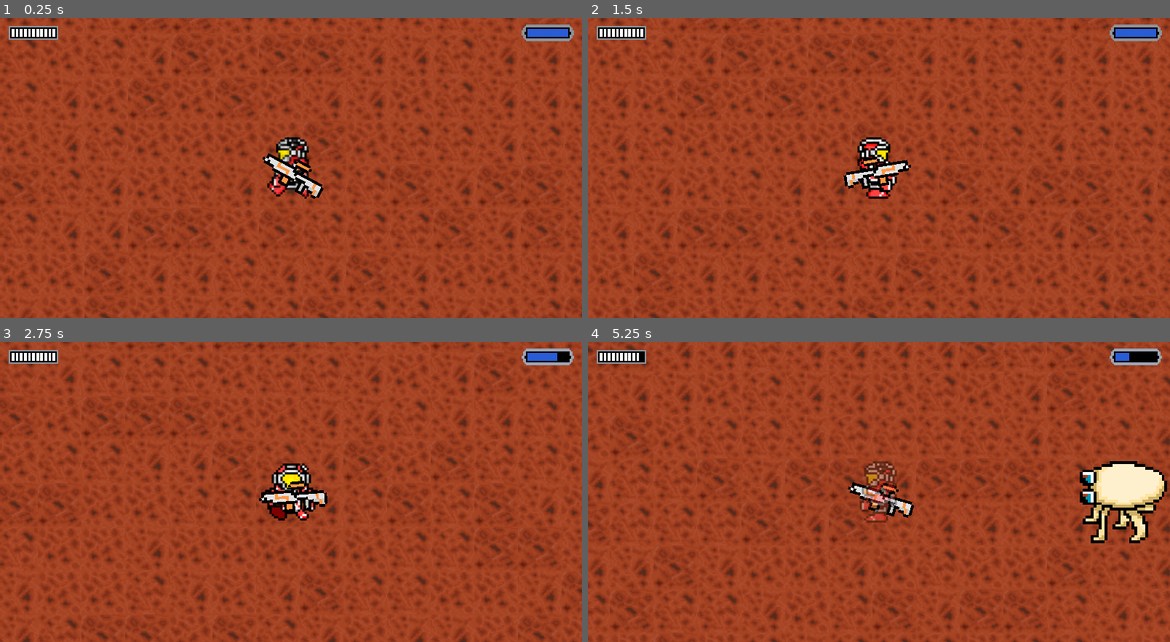
Above: before the commit, frames 1-4 (two rows, left to right).
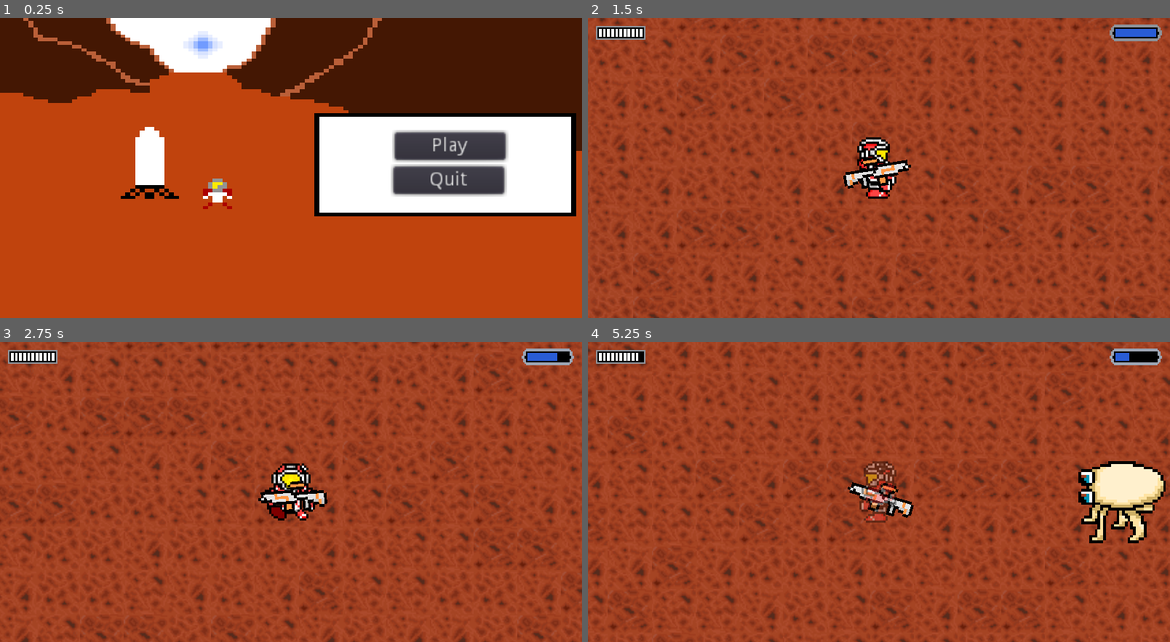
Above: after the commit, the same moments.

Repository: Gorhaloth/Organized-Mars
Game: Godot game, scene res://Enviornment/Level1.tscn
The game is run twice, just before and just after one commit, with the same random seed, the same clock (stepped at 60 frames per second) and the same inputs. The project has no main scene, so this scene is started directly.
Inputs (mouse positions are in pixels of both pictures, inside the frame that each line leads up to):
- Up to frame 1 (0.25 s): no input
- Up to frame 2 (1.5 s): click (1036, 147) at 0.5 s, where only the run after the commit has a clickable "Play"; tap Enter at 1.25 s; move the mouse to (1007, 153) at 1.27 s; press the mouse at (1007, 153) at 1.28 s; hold Right (ui_right) from 1.28 s (still down)
- Up to frame 3 (2.75 s): move the mouse to (174, 507) at 2.02 s; release Right (ui_right) at 2.03 s; release the mouse at (174, 507) at 2.03 s; hold Down (ui_down) from 2.03 s (still down); right-click (174, 507) at 2.1 s
- Up to frame 4 (5.25 s): move the mouse to (937, 426) at 2.77 s; release Down (ui_down) at 2.78 s; press the mouse at (937, 426) at 2.78 s; hold Right (ui_right) 2.78-3.53 s; move the mouse to (849, 552) at 3.52 s; release the mouse at (849, 552) at 3.53 s; hold Up (ui_up) 3.53-4.28 s; right-click (849, 552) at 3.6 s; move the mouse to (1053, 537) at 4.27 s; press the mouse at (1053, 537) at 4.28 s; hold Left (ui_left) from 4.28 s (still down); move the mouse to (704, 447) at 5.02 s; release the mouse at (704, 447) at 5.03 s; right-click (704, 447) at 5.1 s

The runs differ from the first frame. In frame 1, 100% of the frame differs, in the area x 0-100%, y 0-100%; in frame 2, 0.3%; in frame 3, 0.7%; in frame 4, 3.5%.

Commit message:
added title screen

Diff:
--- a/Enemy.tres
+++ b/Enemy.tres
@@ -80,244 +80,244 @@
 region = Rect2( 32, 32, 32, 32 )
 
 [sub_resource type="AtlasTexture" id=19]
+atlas = ExtResource( 2 )
+region = Rect2( 0, 32, 32, 32 )
+
+[sub_resource type="AtlasTexture" id=20]
+atlas = ExtResource( 2 )
+region = Rect2( 32, 32, 32, 32 )
+
+[sub_resource type="AtlasTexture" id=21]
+atlas = ExtResource( 2 )
+region = Rect2( 64, 32, 32, 32 )
+
+[sub_resource type="AtlasTexture" id=22]
+atlas = ExtResource( 2 )
+region = Rect2( 0, 64, 32, 32 )
+
+[sub_resource type="AtlasTexture" id=23]
+atlas = ExtResource( 2 )
+region = Rect2( 32, 64, 32, 32 )
+
+[sub_resource type="AtlasTexture" id=24]
+atlas = ExtResource( 2 )
+region = Rect2( 64, 64, 32, 32 )
+
+[sub_resource type="AtlasTexture" id=25]
+atlas = ExtResource( 2 )
+region = Rect2( 0, 96, 32, 32 )
+
+[sub_resource type="AtlasTexture" id=26]
+atlas = ExtResource( 2 )
+region = Rect2( 32, 96, 32, 32 )
+
+[sub_resource type="AtlasTexture" id=27]
+atlas = ExtResource( 2 )
+region = Rect2( 64, 96, 32, 32 )
+
+[sub_resource type="AtlasTexture" id=28]
+atlas = ExtResource( 2 )
+region = Rect2( 0, 96, 32, 32 )
+
+[sub_resource type="AtlasTexture" id=29]
+atlas = ExtResource( 2 )
+region = Rect2( 32, 96, 32, 32 )
+
+[sub_resource type="AtlasTexture" id=30]
+atlas = ExtResource( 2 )
+region = Rect2( 64, 96, 32, 32 )
+
+[sub_resource type="AtlasTexture" id=31]
 atlas = ExtResource( 5 )
 region = Rect2( 0, 0, 32, 32 )
 
-[sub_resource type="AtlasTexture" id=20]
+[sub_resource type="AtlasTexture" id=32]
 atlas = ExtResource( 5 )
 region = Rect2( 32, 0, 32, 32 )
 
-[sub_resource type="AtlasTexture" id=21]
+[sub_resource type="AtlasTexture" id=33]
 atlas = ExtResource( 5 )
 region = Rect2( 64, 0, 32, 32 )
 
-[sub_resource type="AtlasTexture" id=22]
+[sub_resource type="AtlasTexture" id=34]
 atlas = ExtResource( 5 )
 region = Rect2( 96, 0, 32, 32 )
 
-[sub_resource type="AtlasTexture" id=23]
+[sub_resource type="AtlasTexture" id=35]
 atlas = ExtResource( 5 )
 region = Rect2( 128, 0, 32, 32 )
 
-[sub_resource type="AtlasTexture" id=24]
-atlas = ExtResource( 5 )
-region = Rect2( 0, 32, 32, 32 )
-
-[sub_resource type="AtlasTexture" id=25]
+[sub_resource type="AtlasTexture" id=36]
+atlas = ExtResource( 5 )
+region = Rect2( 0, 32, 32, 32 )
+
+[sub_resource type="AtlasTexture" id=37]
 atlas = ExtResource( 5 )
 region = Rect2( 32, 32, 32, 32 )
 
-[sub_resource type="AtlasTexture" id=26]
+[sub_resource type="AtlasTexture" id=38]
 atlas = ExtResource( 5 )
 region = Rect2( 64, 32, 32, 32 )
 
-[sub_resource type="AtlasTexture" id=27]
+[sub_resource type="AtlasTexture" id=39]
 atlas = ExtResource( 5 )
 region = Rect2( 96, 32, 32, 32 )
 
-[sub_resource type="AtlasTexture" id=28]
+[sub_resource type="AtlasTexture" id=40]
 atlas = ExtResource( 5 )
 region = Rect2( 128, 32, 32, 32 )
 
-[sub_resource type="AtlasTexture" id=29]
+[sub_resource type="AtlasTexture" id=41]
 atlas = ExtResource( 5 )
 region = Rect2( 0, 64, 32, 32 )
 
-[sub_resource type="AtlasTexture" id=30]
+[sub_resource type="AtlasTexture" id=42]
 atlas = ExtResource( 5 )
 region = Rect2( 32, 64, 32, 32 )
 
-[sub_resource type="AtlasTexture" id=31]
+[sub_resource type="AtlasTexture" id=43]
 atlas = ExtResource( 5 )
 region = Rect2( 64, 64, 32, 32 )
 
-[sub_resource type="AtlasTexture" id=32]
+[sub_resource type="AtlasTexture" id=44]
 atlas = ExtResource( 5 )
 region = Rect2( 96, 64, 32, 32 )
 
-[sub_resource type="AtlasTexture" id=33]
+[sub_resource type="AtlasTexture" id=45]
 atlas = ExtResource( 5 )
 region = Rect2( 128, 64, 32, 32 )
 
-[sub_resource type="AtlasTexture" id=34]
+[sub_resource type="AtlasTexture" id=46]
 atlas = ExtResource( 5 )
 region = Rect2( 0, 96, 32, 32 )
 
-[sub_resource type="AtlasTexture" id=35]
+[sub_resource type="AtlasTexture" id=47]
 atlas = ExtResource( 5 )
 region = Rect2( 32, 96, 32, 32 )
 
-[sub_resource type="AtlasTexture" id=36]
+[sub_resource type="AtlasTexture" id=48]
 atlas = ExtResource( 5 )
 region = Rect2( 64, 96, 32, 32 )
 
-[sub_resource type="AtlasTexture" id=37]
+[sub_resource type="AtlasTexture" id=49]
+atlas = ExtResource( 5 )
+region = Rect2( 96, 96, 32, 32 )
+
+[sub_resource type="AtlasTexture" id=50]
+atlas = ExtResource( 5 )
+region = Rect2( 128, 96, 32, 32 )
+
+[sub_resource type="AtlasTexture" id=51]
+atlas = ExtResource( 5 )
+region = Rect2( 0, 128, 32, 32 )
+
+[sub_resource type="AtlasTexture" id=52]
+atlas = ExtResource( 5 )
+region = Rect2( 32, 128, 32, 32 )
+
+[sub_resource type="AtlasTexture" id=53]
+atlas = ExtResource( 5 )
+region = Rect2( 64, 128, 32, 32 )
+
+[sub_resource type="AtlasTexture" id=54]
+atlas = ExtResource( 5 )
+region = Rect2( 96, 128, 32, 32 )
+
+[sub_resource type="AtlasTexture" id=55]
+atlas = ExtResource( 4 )
+region = Rect2( 70, 30, 35, 30 )
+
+[sub_resource type="AtlasTexture" id=56]
+atlas = ExtResource( 4 )
+region = Rect2( 105, 30, 35, 30 )
+
+[sub_resource type="AtlasTexture" id=57]
+atlas = ExtResource( 4 )
+region = Rect2( 0, 60, 35, 30 )
+
+[sub_resource type="AtlasTexture" id=58]
+atlas = ExtResource( 4 )
+region = Rect2( 35, 60, 35, 30 )
+
+[sub_resource type="AtlasTexture" id=59]
+atlas = ExtResource( 4 )
+region = Rect2( 70, 60, 35, 30 )
+
+[sub_resource type="AtlasTexture" id=60]
+atlas = ExtResource( 4 )
+region = Rect2( 105, 60, 35, 30 )
+
+[sub_resource type="AtlasTexture" id=61]
+atlas = ExtResource( 4 )
+region = Rect2( 0, 90, 35, 30 )
+
+[sub_resource type="AtlasTexture" id=62]
+atlas = ExtResource( 4 )
+region = Rect2( 35, 90, 35, 30 )
+
+[sub_resource type="AtlasTexture" id=63]
+atlas = ExtResource( 4 )
+region = Rect2( 70, 90, 35, 30 )
+
+[sub_resource type="AtlasTexture" id=64]
 atlas = ExtResource( 5 )
 region = Rect2( 0, 0, 32, 32 )
 
-[sub_resource type="AtlasTexture" id=38]
+[sub_resource type="AtlasTexture" id=65]
 atlas = ExtResource( 5 )
 region = Rect2( 32, 0, 32, 32 )
 
-[sub_resource type="AtlasTexture" id=39]
+[sub_resource type="AtlasTexture" id=66]
 atlas = ExtResource( 5 )
 region = Rect2( 64, 0, 32, 32 )
 
-[sub_resource type="AtlasTexture" id=40]
+[sub_resource type="AtlasTexture" id=67]
 atlas = ExtResource( 5 )
 region = Rect2( 96, 0, 32, 32 )
 
-[sub_resource type="AtlasTexture" id=41]
+[sub_resource type="AtlasTexture" id=68]
 atlas = ExtResource( 5 )
 region = Rect2( 128, 0, 32, 32 )
 
-[sub_resource type="AtlasTexture" id=42]
-atlas = ExtResource( 5 )
-region = Rect2( 0, 32, 32, 32 )
-
-[sub_resource type="AtlasTexture" id=43]
+[sub_resource type="AtlasTexture" id=69]
+atlas = ExtResource( 5 )
+region = Rect2( 0, 32, 32, 32 )
+
+[sub_resource type="AtlasTexture" id=70]
 atlas = ExtResource( 6 )
 region = Rect2( 0, 117, 32, 39 )
 
-[sub_resource type="AtlasTexture" id=44]
+[sub_resource type="AtlasTexture" id=71]
 atlas = ExtResource( 6 )
 region = Rect2( 32, 117, 32, 39 )
 
-[sub_resource type="AtlasTexture" id=45]
+[sub_resource type="AtlasTexture" id=72]
 atlas = ExtResource( 6 )
 region = Rect2( 64, 117, 32, 39 )
 
-[sub_resource type="AtlasTexture" id=46]
+[sub_resource type="AtlasTexture" id=73]
 atlas = ExtResource( 4 )
 region = Rect2( 0, 0, 35, 30 )
 
-[sub_resource type="AtlasTexture" id=47]
+[sub_resource type="AtlasTexture" id=74]
 atlas = ExtResource( 4 )
 region = Rect2( 35, 0, 35, 30 )
 
-[sub_resource type="AtlasTexture" id=48]
+[sub_resource type="AtlasTexture" id=75]
 atlas = ExtResource( 4 )
 region = Rect2( 70, 0, 35, 30 )
 
-[sub_resource type="AtlasTexture" id=49]
+[sub_resource type="AtlasTexture" id=76]
 atlas = ExtResource( 4 )
 region = Rect2( 105, 0, 35, 30 )
 
-[sub_resource type="AtlasTexture" id=50]
+[sub_resource type="AtlasTexture" id=77]
 atlas = ExtResource( 4 )
 region = Rect2( 0, 30, 35, 30 )
 
-[sub_resource type="AtlasTexture" id=51]
+[sub_resource type="AtlasTexture" id=78]
 atlas = ExtResource( 4 )
 region = Rect2( 35, 30, 35, 30 )
-
-[sub_resource type="AtlasTexture" id=52]
-atlas = ExtResource( 4 )
-region = Rect2( 70, 30, 35, 30 )
-
-[sub_resource type="AtlasTexture" id=53]
-atlas = ExtResource( 4 )
-region = Rect2( 105, 30, 35, 30 )
-
-[sub_resource type="AtlasTexture" id=54]
-atlas = ExtResource( 4 )
-region = Rect2( 0, 60, 35, 30 )
-
-[sub_resource type="AtlasTexture" id=55]
-atlas = ExtResource( 4 )
-region = Rect2( 35, 60, 35, 30 )
-
-[sub_resource type="AtlasTexture" id=56]
-atlas = ExtResource( 4 )
-region = Rect2( 70, 60, 35, 30 )
-
-[sub_resource type="AtlasTexture" id=57]
-atlas = ExtResource( 4 )
-region = Rect2( 105, 60, 35, 30 )
-
-[sub_resource type="AtlasTexture" id=58]
-atlas = ExtResource( 4 )
-region = Rect2( 0, 90, 35, 30 )
-
-[sub_resource type="AtlasTexture" id=59]
-atlas = ExtResource( 4 )
-region = Rect2( 35, 90, 35, 30 )
-
-[sub_resource type="AtlasTexture" id=60]
-atlas = ExtResource( 4 )
-region = Rect2( 70, 90, 35, 30 )
-
-[sub_resource type="AtlasTexture" id=61]
-atlas = ExtResource( 2 )
-region = Rect2( 0, 32, 32, 32 )
-
-[sub_resource type="AtlasTexture" id=62]
-atlas = ExtResource( 2 )
-region = Rect2( 32, 32, 32, 32 )
-
-[sub_resource type="AtlasTexture" id=63]
-atlas = ExtResource( 2 )
-region = Rect2( 64, 32, 32, 32 )
-
-[sub_resource type="AtlasTexture" id=64]
-atlas = ExtResource( 2 )
-region = Rect2( 0, 64, 32, 32 )
-
-[sub_resource type="AtlasTexture" id=65]
-atlas = ExtResource( 2 )
-region = Rect2( 32, 64, 32, 32 )
-
-[sub_resource type="AtlasTexture" id=66]
-atlas = ExtResource( 2 )
-region = Rect2( 64, 64, 32, 32 )
-
-[sub_resource type="AtlasTexture" id=67]
-atlas = ExtResource( 2 )
-region = Rect2( 0, 96, 32, 32 )
-
-[sub_resource type="AtlasTexture" id=68]
-atlas = ExtResource( 2 )
-region = Rect2( 32, 96, 32, 32 )
-
-[sub_resource type="AtlasTexture" id=69]
-atlas = ExtResource( 2 )
-region = Rect2( 64, 96, 32, 32 )
-
-[sub_resource type="AtlasTexture" id=70]
-atlas = ExtResource( 2 )
-region = Rect2( 0, 96, 32, 32 )
-
-[sub_resource type="AtlasTexture" id=71]
-atlas = ExtResource( 2 )
-region = Rect2( 32, 96, 32, 32 )
-
-[sub_resource type="AtlasTexture" id=72]
-atlas = ExtResource( 2 )
-region = Rect2( 64, 96, 32, 32 )
-
-[sub_resource type="AtlasTexture" id=73]
-atlas = ExtResource( 5 )
-region = Rect2( 96, 96, 32, 32 )
-
-[sub_resource type="AtlasTexture" id=74]
-atlas = ExtResource( 5 )
-region = Rect2( 128, 96, 32, 32 )
-
-[sub_resource type="AtlasTexture" id=75]
-atlas = ExtResource( 5 )
-region = Rect2( 0, 128, 32, 32 )
-
-[sub_resource type="AtlasTexture" id=76]
-atlas = ExtResource( 5 )
-region = Rect2( 32, 128, 32, 32 )
-
-[sub_resource type="AtlasTexture" id=77]
-atlas = ExtResource( 5 )
-region = Rect2( 64, 128, 32, 32 )
-
-[sub_resource type="AtlasTexture" id=78]
-atlas = ExtResource( 5 )
-region = Rect2( 96, 128, 32, 32 )
 
 [sub_resource type="AtlasTexture" id=79]
 atlas = ExtResource( 4 )
@@ -367,23 +367,23 @@
 "name": "Up",
 "speed": 5.0
 }, {
-"frames": [ SubResource( 19 ), SubResource( 20 ), SubResourc …(138 unchanged characters)…  ), SubResource( 29 ), SubResource( 30 ), SubResource( 31 ), SubResource( 32 ), SubResource( 33 ), SubResource( 34 ), SubResource( 35 ), SubResource( 36 ) ],
+"frames": [ SubResource( 19 ), SubResource( 20 ), SubResourc …(138 unchanged characters)…  ), SubResource( 29 ), SubResource( 30 ) ],
+"loop": true,
+"name": "Down",
+"speed": 6.0
+}, {
+"frames": [ SubResource( 31 ), SubResource( 32 ), SubResource( 33 ), SubResource( 34 ), SubResource( 35 ), SubResource( 36 ), SubResource( 37 ), SubResource( 38 ), SubResource( 39 ), SubResource( 40 ), SubResource( 41 ), SubResource( 42 ), SubResource( 43 ), SubResource( 44 ), SubResource( 45 ), SubResource( 46 ), SubResource( 47 ), SubResource( 48 ) ],
 "loop": true,
 "name": "UpAttack",
 "speed": 18.0
 }, {
-"frames": [ SubResource( 37 ), SubResource( 38 ), SubResource( 39 ), SubResource( 40 ), SubResource( 41 ), SubResource( 42 ), SubResource( 43 ), SubResource( 44 ), SubResource( 45 ), SubResource( 46 ), SubResource( 47 ), SubResource( 48 ), SubResource( 49 ), SubResource( 50 ), SubResource( 51 ), SubResource( 52 ), SubResource( 53 ), SubResource( 54 ), SubResource( 55 ), SubResource( 56 ), SubResource( 57 ), SubResource( 58 ), SubResource( 59 ), SubResource( 60 ) ],
+"frames": [ SubResource( 49 ), SubResource( 50 ), SubResource( 51 ), SubResource( 52 ), SubResource( 53 ), SubResource( 54 ), SubResource( 55 ), SubResource( 56 ), SubResource( 57 ), SubResource( 58 ), SubResource( 59 ), SubResource( 60 ), SubResource( 61 ), SubResource( 62 ), SubResource( 63 ) ],
+"loop": true,
+"name": "SideAttack",
+"speed": 40.0
+}, {
+"frames": [ SubResource( 64 ), SubResource( 65 ), SubResource( 66 ), SubResource( 67 ), SubResource( 68 ), SubResource( 69 ), SubResource( 70 ), SubResource( 71 ), SubResource( 72 ), SubResource( 73 ), SubResource( 74 ), SubResource( 75 ), SubResource( 76 ), SubResource( 77 ), SubResource( 78 ), SubResource( 79 ), SubResource( 80 ), SubResource( 81 ), SubResource( 82 ), SubResource( 83 ), SubResource( 84 ), SubResource( 85 ), SubResource( 86 ), SubResource( 87 ) ],
 "loop": true,
 "name": "DownAttack",
 "speed": 40.0
-}, {
-"frames": [ SubResource( 61 ), SubResource( 62 ), SubResource( 63 ), SubResource( 64 ), SubResource( 65 ), SubResource( 66 ), SubResource( 67 ), SubResource( 68 ), SubResource( 69 ), SubResource( 70 ), SubResource( 71 ), SubResource( 72 ) ],
-"loop": true,
-"name": "Down",
-"speed": 6.0
-}, {
-"frames": [ SubResource( 73 ), SubResource( 74 ), SubResource( 75 ), SubResource( 76 ), SubResource( 77 ), SubResource( 78 ), SubResource( 79 ), SubResource( 80 ), SubResource( 81 ), SubResource( 82 ), SubResource( 83 ), SubResource( 84 ), SubResource( 85 ), SubResource( 86 ), SubResource( 87 ) ],
-"loop": true,
-"name": "SideAttack",
-"speed": 40.0
 } ]
--- a/Enviornment/Level1.tscn
+++ b/Enviornment/Level1.tscn
@@ -8,6 +8,7 @@
 [ext_resource path="res://UI/Game_Over.tscn" type="PackedScene" id=6]
 [ext_resource path="res://UI/Pause_Screen.tscn" type="PackedScene" id=7]
 [ext_resource path="res://Enviornment/Level1.gd" type="Script" id=8]
+[ext_resource path="res://TitleScreen.tscn" type="PackedScene" id=9]
 
 [sub_resource type="ConvexPolygonShape2D" id=1]
 points = PoolVector2Array( 64, 64, 0, 64, 0, 0, 64, 0 )
@@ -132,3 +133,5 @@
 
 [node name="Pause_Screen" parent="CanvasLayer" instance=ExtResource( 7 )]
 visible = false
+
+[node name="TitleScreen" parent="CanvasLayer" instance=ExtResource( 9 )]
--- /dev/null
+++ b/TitleScreen.gd
@@ -0,0 +1,24 @@
+extends Node2D
+
+
+# Declare member variables here. Examples:
+# var a = 2
+# var b = "text"
+
+
+# Called when the node enters the scene tree for the first time.
+func _ready():
+	pass # Replace with function body.
+
+
+# Called every frame. 'delta' is the elapsed time since the previous frame.
+#func _process(delta):
+#	pass
+
+
+func _on_PlayButton_pressed():
+	visible = not visible
+
+
+func _on_QuitButton_pressed():
+	get_tree().quit()
--- /dev/null
+++ b/TitleScreen.tscn
@@ -0,0 +1,44 @@
+[gd_scene load_steps=3 format=2]
+
+[ext_resource path="res://Enviornment/NewTitleScreen_2-1.png.png" type="Texture" id=1]
+[ext_resource path="res://TitleScreen.gd" type="Script" id=2]
+
+[node name="TitleScreen" type="Node2D"]
+script = ExtResource( 2 )
+
+[node name="NewTitleScreen_2-1png" type="TextureRect" parent="."]
+anchor_left = 0.5
+anchor_top = 0.5
+anchor_right = 0.5
+anchor_bottom = 0.5
+margin_left = -4.0
+margin_top = -76.0
+margin_right = 450.0
+margin_bottom = 246.0
+texture = ExtResource( 1 )
+expand = true
+__meta__ = {
+"_edit_use_anchors_": false
+}
+
+[node name="PlayButton" type="Button" parent="."]
+margin_left = 288.513
+margin_top = 83.5917
+margin_right = 369.513
+margin_bottom = 103.592
+text = "Play"
+__meta__ = {
+"_edit_use_anchors_": false
+}
+
+[node name="QuitButton" type="Button" parent="."]
+margin_left = 287.881
+margin_top = 109.131
+margin_right = 368.881
+margin_bottom = 129.131
+text = "Quit"
+__meta__ = {
+"_edit_use_anchors_": false
+}
+[connection signal="pressed" from="PlayButton" to="." method="_on_PlayButton_pressed"]
+[connection signal="pressed" from="QuitButton" to="." method="_on_QuitButton_pressed"]
--- a/Title_Screen.tscn
+++ /dev/null
@@ -1,22 +0,0 @@
-[gd_scene load_steps=2 format=2]
-
-[ext_resource path="res://Enviornment/NewTitleScreen_2-1.png.png" type="Texture" id=1]
-
-[node name="Title_Screen" type="Control"]
-anchor_right = 1.0
-anchor_bottom = 1.0
-__meta__ = {
-"_edit_use_anchors_": false
-}
-
-[node name="Sprite" type="Sprite" parent="."]
-position = Vector2( 161.558, 66.2935 )
-scale = Vector2( 0.125682, 0.0906103 )
-texture = ExtResource( 1 )
-
-[node name="TextureButton" type="TextureButton" parent="."]
-margin_right = 40.0
-margin_bottom = 40.0
-__meta__ = {
-"_edit_use_anchors_": false
-}
--- a/project.godot
+++ b/project.godot
@@ -26,7 +26,6 @@
 window/size/test_height=720
 window/dpi/allow_hidpi=true
 window/stretch/mode="2d"
-window/stretch/aspect="keep"
 
 [input]
 
Not shown: 1 places in Enviornment/Level1.tscn that only renumber resources
Not shown, added: Sound/Foot Step 4.wav.import
Not shown, added: Sound/Foot Step 4.wav
